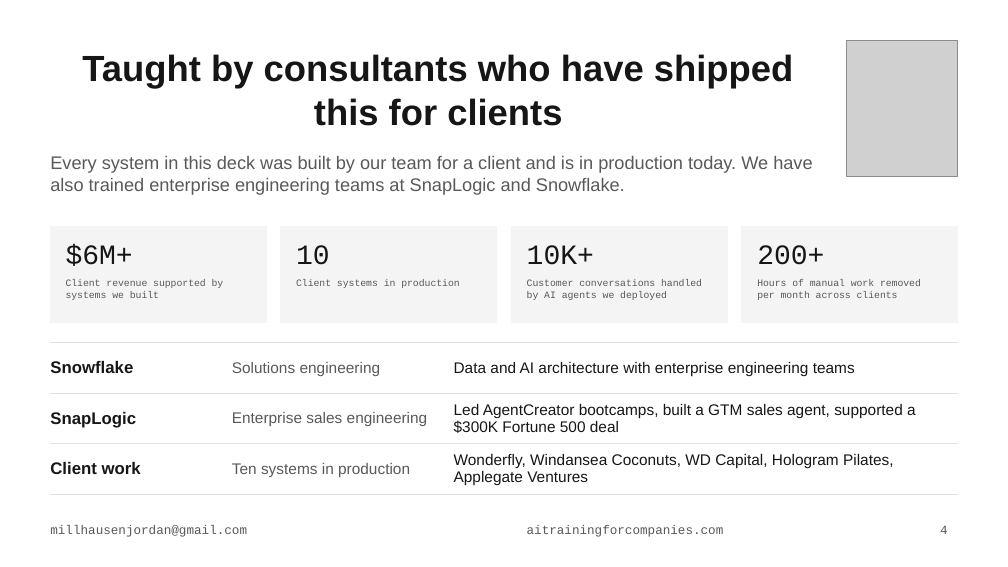
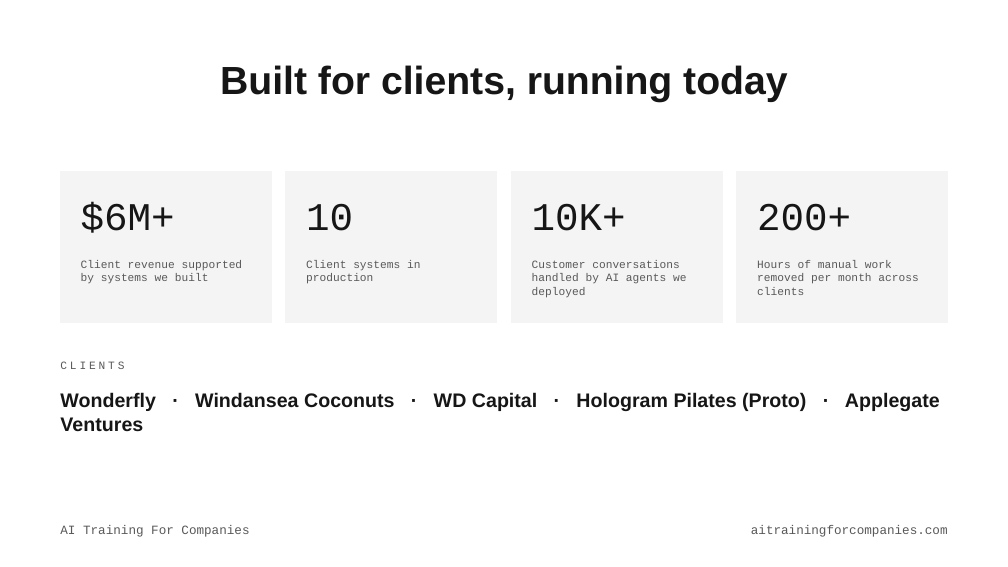
Before and after one commit to wonderfly123/ai-training-for-companies, a slide deck: slide 6 of docs/deck/AI-Training-For-Companies.pptx (slide 4 before the commit). Drawn at 1008x567 pixels with LibreOffice and Linux fonts; fonts in the diff are those of the drawing; grey boxes stand for pictures. Boxes give left, top, right and bottom in pixels: in the first picture for what was removed or moved away, otherwise in the second. Text is boxed around its words. In the diff, an @@ line names an element or a change of style, - is before the commit and + after.

```diff
--- a/docs/deck/AI-Training-For-Companies.pptx
+++ b/docs/deck/AI-Training-For-Companies.pptx
@@ title removed at box(82, 54, 793, 126) @@
-Taught by consultants who have shipped this for clients
@@ picture removed at box(847, 40, 958, 176) @@
@@ title added at box(220, 65, 787, 102), 28 pt, text #161616, bold @@
+Built for clients, running today
@@ text removed at box(50, 156, 812, 195) @@
-Every system in this deck was built by our team for a client and is in production today. We have also trained enterprise engineering teams at SnapLogic and Snowflake.
@@ rectangle: place and size @@
-rectangle at box(50, 227, 266, 323)
+rectangle at box(60, 171, 271, 323)
@@ rectangle: place and size @@
-rectangle at box(281, 227, 497, 323)
+rectangle at box(286, 171, 497, 323)
@@ rectangle: place and size @@
-rectangle at box(512, 227, 728, 323)
+rectangle at box(512, 171, 723, 323)
@@ rectangle: place and size @@
-rectangle at box(742, 227, 958, 323)
+rectangle at box(737, 171, 948, 323)
@@ text "$6M+": place and size @@
-text "$6M+" at box(66, 245, 133, 266)
+text "$6M+" at box(81, 202, 175, 233)
@@ text "10": place and size @@
-text "10" at box(296, 245, 330, 265)
+text "10" at box(306, 203, 353, 231)
@@ text "10K+": place and size @@
-text "10K+" at box(527, 245, 594, 265)
+text "10K+" at box(532, 203, 626, 231)
@@ size 20 to 28 pt in 4 elements at box(532, 203, 626, 231), box(306, 203, 353, 231), box(81, 202, 175, 233), box(757, 203, 851, 231) @@
@@ text "200+": place and size @@
-text "200+" at box(757, 245, 824, 265)
+text "200+" at box(757, 203, 851, 231)
@@ text "Client revenue supported by systems ...": place and size @@
-text "Client revenue supported by systems ..." at box(66, 280, 224, 300)
+text "Client revenue supported by systems ..." at box(81, 260, 243, 283)
@@ text "Client systems in production": place and size @@
-text "Client systems in production" at box(296, 280, 459, 288)
+text "Client systems in production" at box(306, 260, 420, 284)
@@ text "Customer conversations handled by AI ...": place and size @@
-text "Customer conversations handled by AI ..." at box(527, 280, 702, 300)
+text "Customer conversations handled by AI ..." at box(532, 260, 686, 298)
@@ size 7 to 8 pt in 4 elements at box(532, 260, 686, 298), box(306, 260, 420, 284), box(81, 260, 243, 283), box(757, 260, 918, 295) @@
@@ text "Hours of manual work removed ...": place and size @@
-text "Hours of manual work removed ..." at box(757, 280, 921, 300)
+text "Hours of manual work removed ..." at box(757, 260, 918, 295)
@@ table removed at box(50, 343, 958, 490), 3 rows, 3 columns @@
-Snowflake | Solutions engineering | Data and AI architecture with enterprise engineering teams
-SnapLogic | Enterprise sales engineering | Led AgentCreator bootcamps, built a GTM sales agent, supported a $300K Fortune 500 deal
-Client work | Ten systems in production | Wonderfly, Windansea Coconuts, WD Capital, Hologram Pilates, Applegate Ventures
@@ text added at box(60, 361, 124, 369), 8 pt, text #595959 @@
+CLIENTS
@@ text added at box(60, 392, 940, 432), 14 pt, text #161616, bold @@
+Wonderfly · Windansea Coconuts · WD Capital · Hologram Pilates (Proto) · Applegate Ventures
@@ text removed at box(50, 525, 247, 537) @@
-millhausenjordan@gmail.com
@@ text added at box(60, 525, 249, 537), 9 pt, text #595959 @@
+AI Training For Companies
@@ text "aitrainingforcompanies.com": place and size @@
-text "aitrainingforcompanies.com" at box(527, 525, 724, 537)
+text "aitrainingforcompanies.com" at box(751, 525, 948, 537)
@@ text "aitrainingforcompanies.com" at box(751, 525, 948, 537): alignment centre to right @@
@@ page number removed at box(940, 525, 948, 534) @@
-4
```
Also in this commit, not shown: 3 other slides changed, 6 slides added, 10 slides removed, 3 other files.
